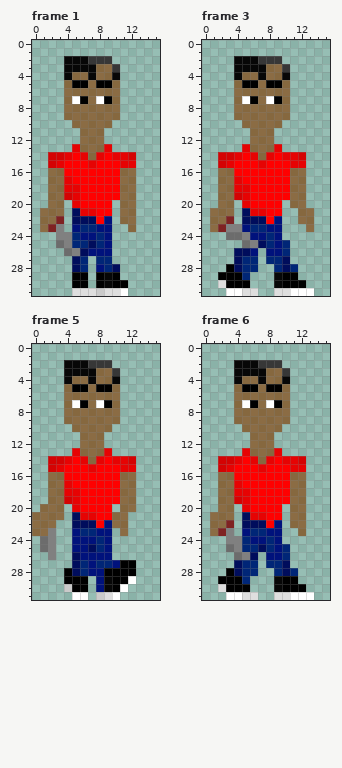
File history of a pixel-art file, Assets/Resources/PlayerPreviews/Player_1_0_1_Knife.aseprite. This is how it looked before the edit.
16x32 pixels, 9 frames. Shown: frame 1, frame 3, frame 5, frame 6. The commit also changed other frames, which this record leaves out.
The same view after the edit:
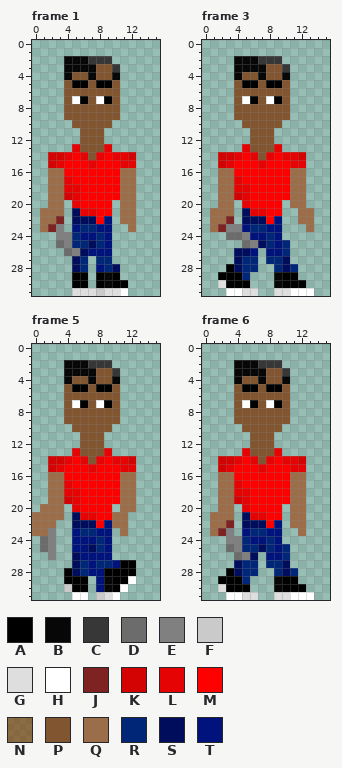
Palette (. is transparent): A #000000  B #070707  C #373737  D #6c6c6c  E #808080  F #cacaca  G #dedede  H #ffffff  J #7f2222  K #d40303  L #e60303  M #ff0000  N #843b009f  P #825531  Q #9b6e49  R #002677  S #000d5c  T #00127c
Commit: Fixed some player colour glitches
Diff:
--- frame 1
@@ x 0..15 @@
  2 ....BBBCCC......
- 3 ....BBBBNNC.....
- 4 ....BNNBNNB.....
- 5 ....NAANAAN.....
- 6 ....NNNNNNN.....
- 7 ....NHANHAN.....
- 8 ....NNNNNNN.....
- 9 ....NNNNNNN.....
-10 .....NNNNN......
-11 ......NNN.......
-12 ......NNN.......
-13 .....LNNNL......
-14 ..KKLMLNLMLLK...
+ 3 ....BBBBPPC.....
+ 4 ....BPPBPPB.....
+ 5 ....PAAPAAP.....
+ 6 ....PPPPPPP.....
+ 7 ....PHAPHAP.....
+ 8 ....PPPPPPP.....
+ 9 ....PPPPPPP.....
+10 .....PPPPP......
+11 ......PPP.......
+12 ......PPP.......
+13 .....LPPPL......
+14 ..KKLMLPLMLLK...
 15 ..KLMMMLMMMLL...
-16 ..NNMMMMMMMNN...
-17 ..NNLMMMMMMNN...
-18 ..NNLLMMMMMNN...
-19 ..NNKLMMMMMNN...
-20 ..NN.LMMMM.NN...
-21 .NNN.SLLMM.NN...
-22 .NNJ.SSSMT.NN...
-23 .NJE.TRRTT..N...
+16 ..QQMMMMMMMQQ...
+17 ..QQLMMMMMMQQ...
+18 ..QQLLMMMMMQQ...
+19 ..QQKLMMMMMQQ...
+20 ..QQ.LMMMM.QQ...
+21 .QQQ.SLLMM.QQ...
+22 .QQJ.SSSMT.QQ...
+23 .QJE.TRRTT..Q...
 24 ...EERTTRT......
--- frame 3
@@ x 0..15 @@
  2 ....BBBCCC......
- 3 ....BBBBNNC.....
- 4 ....BNNBNNB.....
- 5 ....NAANAAN.....
- 6 ....NNNNNNN.....
- 7 ....NHANHAN.....
- 8 ....NNNNNNN.....
- 9 ....NNNNNNN.....
-10 .....NNNNN......
-11 ......NNN.......
-12 ......NNN.......
-13 .....LNNNL......
-14 ..KKLMLNLMLLK...
+ 3 ....BBBBPPC.....
+ 4 ....BPPBPPB.....
+ 5 ....PAAPAAP.....
+ 6 ....PPPPPPP.....
+ 7 ....PHAPHAP.....
+ 8 ....PPPPPPP.....
+ 9 ....PPPPPPP.....
+10 .....PPPPP......
+11 ......PPP.......
+12 ......PPP.......
+13 .....LPPPL......
+14 ..KKLMLPLMLLK...
 15 ..KLMMMLMMMLL...
-16 ..NNMMMMMMMNN...
-17 ..NNLMMMMMMNN...
-18 ..NNLLMMMMMNN...
-19 ..NNKLMMMMMNN...
-20 ..NN.LMMMM.NN...
-21 .NNN.SLLMM..NN..
-22 .NNJ.SSSMT..NN..
-23 .NJEETRRTT...N..
+16 ..QQMMMMMMMQQ...
+17 ..QQLMMMMMMQQ...
+18 ..QQLLMMMMMQQ...
+19 ..QQKLMMMMMQQ...
+20 ..QQ.LMMMM.QQ...
+21 .QQQ.SLLMM..QQ..
+22 .QQJ.SSSMT..QQ..
+23 .QJEETRRTT...Q..
 24 ...DDETTRT......
--- frame 5
@@ x 0..15 @@
  2 ....BBBCCC......
- 3 ....BBBBNNC.....
- 4 ....BNNBNNB.....
- 5 ....NAANAAN.....
- 6 ....NNNNNNN.....
- 7 ....NHANHAN.....
- 8 ....NNNNNNN.....
- 9 ....NNNNNNN.....
-10 .....NNNNN......
-11 ......NNN.......
-12 ......NNN.......
-13 .....LNNNL......
-14 ..KKLMLNLMLLK...
+ 3 ....BBBBPPC.....
+ 4 ....BPPBPPB.....
+ 5 ....PAAPAAP.....
+ 6 ....PPPPPPP.....
+ 7 ....PHAPHAP.....
+ 8 ....PPPPPPP.....
+ 9 ....PPPPPPP.....
+10 .....PPPPP......
+11 ......PPP.......
+12 ......PPP.......
+13 .....LPPPL......
+14 ..KKLMLPLMLLK...
 15 ..KLMMMLMMMLL...
-16 ..NNMMMMMMMNN...
-17 ..NNLMMMMMMNN...
-18 ..NNLLMMMMMNN...
-19 ..NNKLMMMMMNN...
-20 .NNN.LMMMM.NN...
-21 NNNN.SLLMMNN....
-22 NNN..SSSMTNN....
-23 NNE..TRRTT.N....
+16 ..QQMMMMMMMQQ...
+17 ..QQLMMMMMMQQ...
+18 ..QQLLMMMMMQQ...
+19 ..QQKLMMMMMQQ...
+20 .QQQ.LMMMM.QQ...
+21 QQQQ.SLLMMQQ....
+22 QQQ..SSSMTQQ....
+23 QQE..TRRTT.Q....
 24 .DE..TTTRT......
--- frame 6: the same change as frame 1
